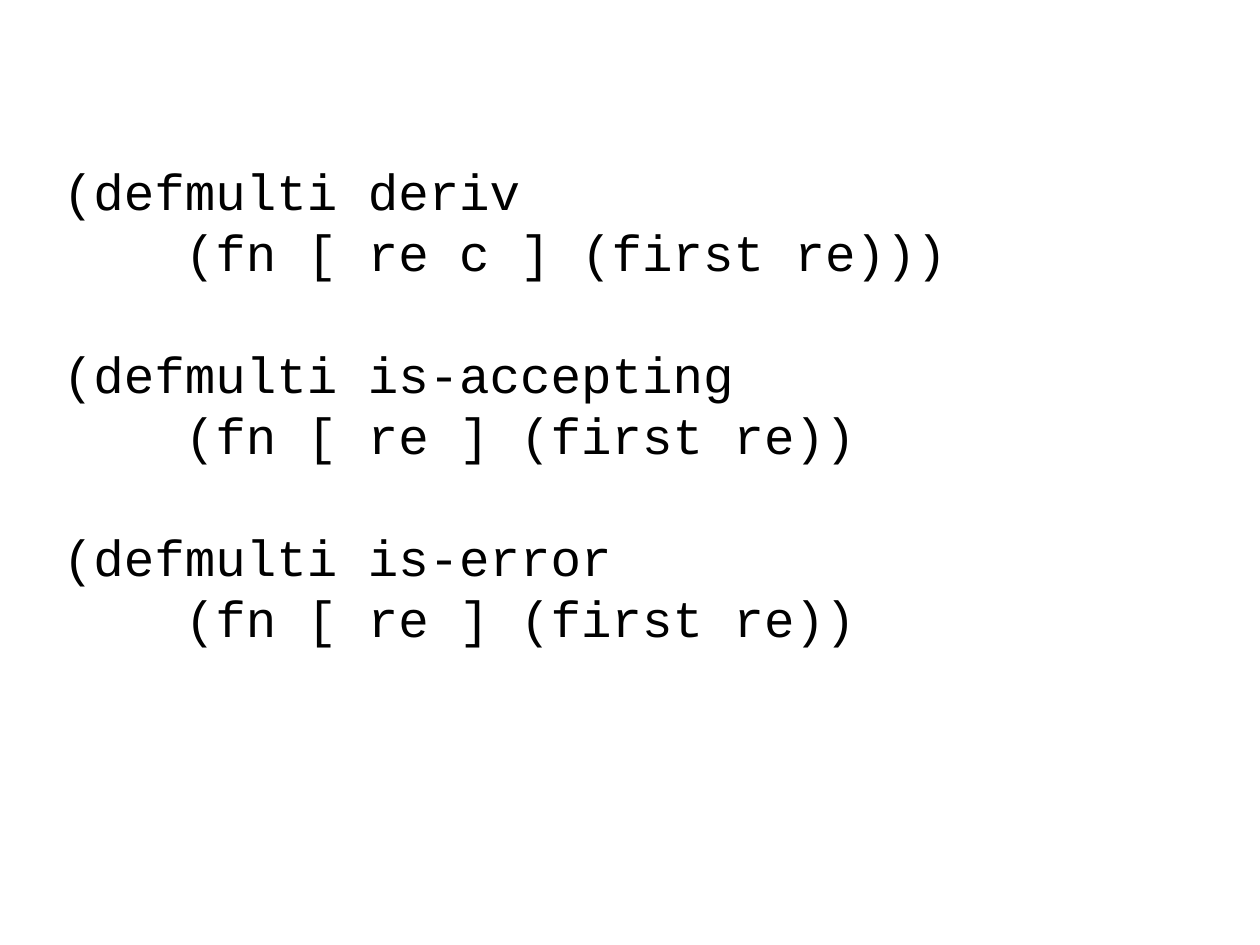
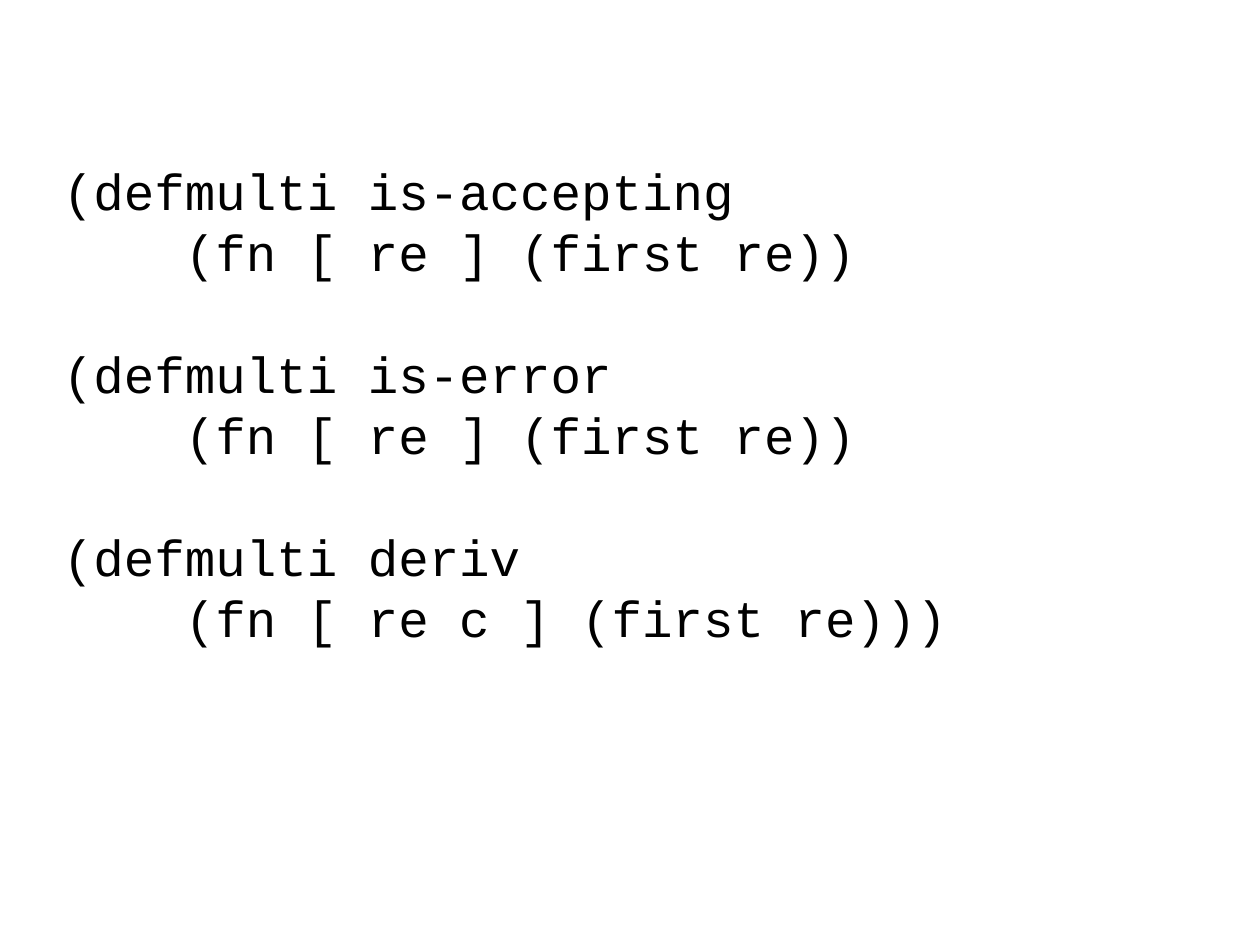
Before and after one commit to bhurt/presentations, a slide deck: slide 73 of pdre.odp (slide 69 before the commit). Drawn at 1260x945 pixels with LibreOffice and Linux fonts; fonts in the diff are those of the drawing. Boxes give left, top, right and bottom in pixels: in the first picture for what was removed or moved away, otherwise in the second. Text is boxed around its words. In the diff, an @@ line names an element or a change of style, - is before the commit and + after.

```diff
--- a/pdre.odp
+++ b/pdre.odp
@@ subtitle at [63, 173, 947, 282]: paragraphs removed @@
-(defmulti deriv
-(fn [ re c ] (first re)))
@@ subtitle at [63, 539, 947, 648]: paragraphs added @@
+(defmulti deriv
+(fn [ re c ] (first re)))
```
Also in this commit, not shown: 10 other slides changed, 7 slides added, 1 slide removed, 1 other file.
